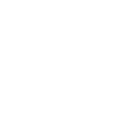
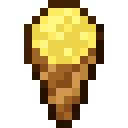
The second 128 x 128 image is a revision of the first. Changes to its layers:
added layer "yetis_icecream" above "walking fungus one up" over [left=24, top=0, right=104, bottom=128]
